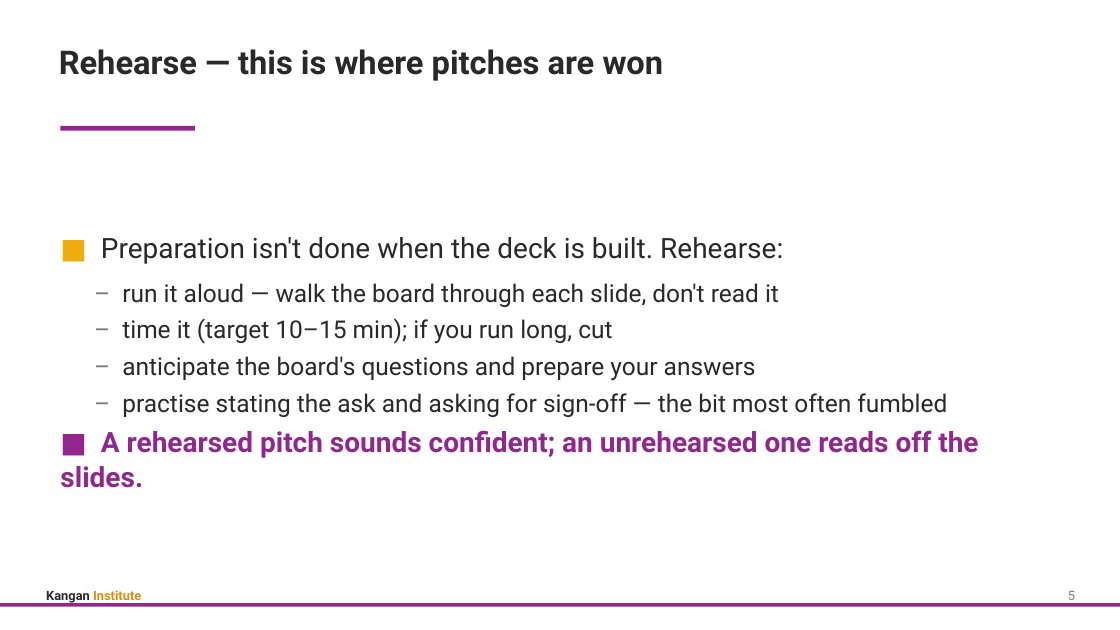
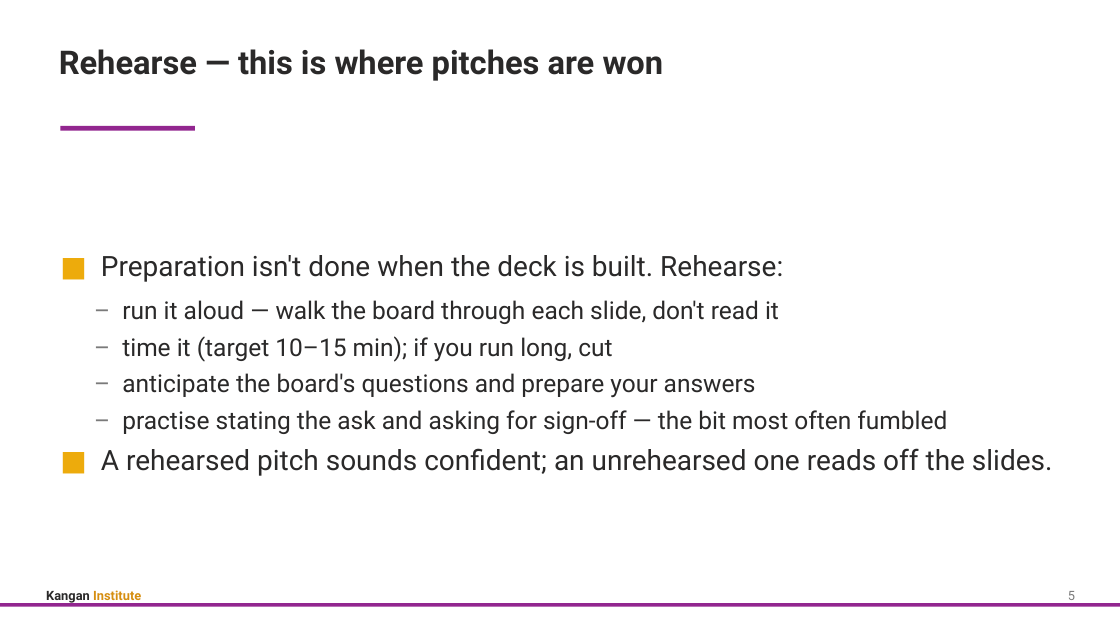
Before and after one commit to Digital-Initiatives-Kangan-Institute/diploma-cloud-cyber-content-s1, a slide deck: slide 7 of S1-CL1-Cloud-Design-Build/delivery/topic_05/Topic_05_Slides.pptx. Drawn at 1120x630 pixels with LibreOffice and Linux fonts; fonts in the diff are those of the drawing. Boxes give left, top, right and bottom in pixels: in the first picture for what was removed or moved away, otherwise in the second. Text is boxed around its words. In the diff, an @@ line names an element or a change of style, - is before the commit and + after.

```diff
--- a/S1-CL1-Cloud-Design-Build/delivery/topic_05/Topic_05_Slides.pptx
+++ b/S1-CL1-Cloud-Design-Build/delivery/topic_05/Topic_05_Slides.pptx
@@ text at <box>101,448,1053,476</box>: text colour #92268F to #EDAB0C in "■"; text colour #92268F to #2A2929, bold off in "A rehearsed pitch sounds confident; an unrehearsed ..." @@
```
Also in this commit, not shown: 14 other slides changed, 59 other files.
